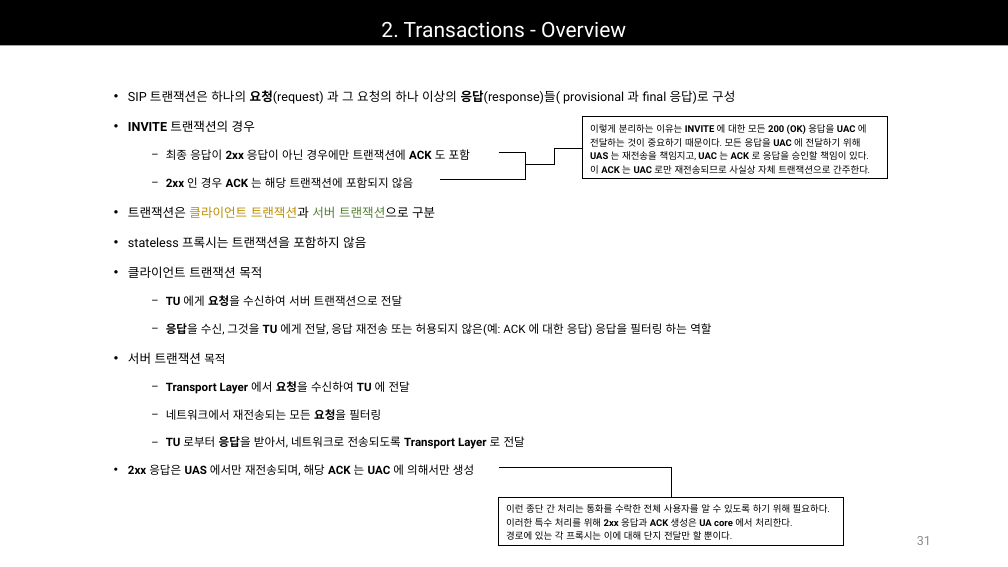
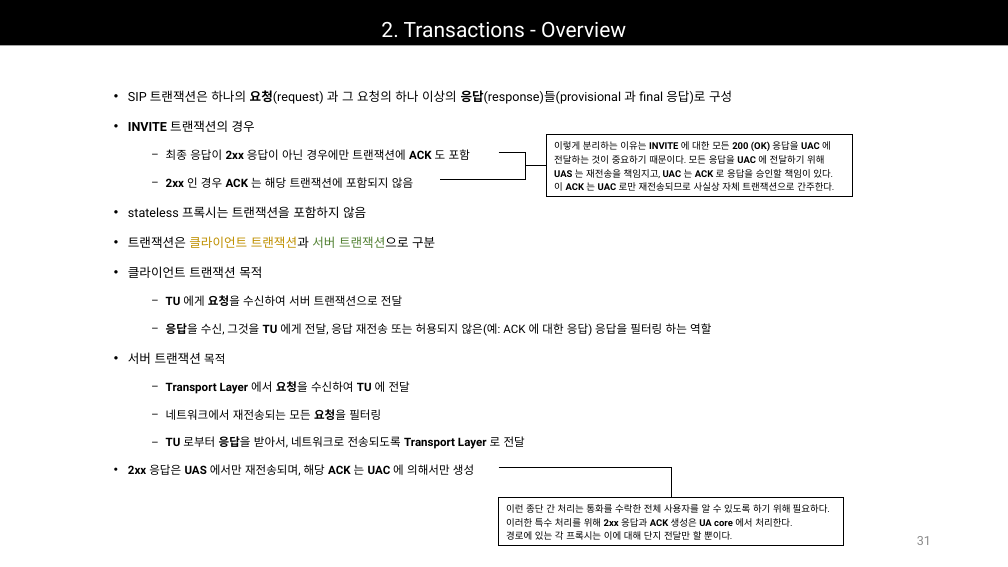
Before and after one commit to Epsilonely/SIP-Survey, a slide deck: slide 31 of 세미나 3차.pptx. Drawn at 1008x567 pixels with LibreOffice and Linux fonts; fonts in the diff are those of the drawing. Boxes give left, top, right and bottom in pixels: in the first picture for what was removed or moved away, otherwise in the second. Text is boxed around its words. In the diff, an @@ line names an element or a change of style, - is before the commit and + after.

```diff
--- a/세미나 3차.pptx
+++ b/세미나 3차.pptx
@@ text at (x1=128, y1=90, x2=732, y2=104): spaces changed @@
-• SIP 트랜잭션은 하나의 요청(request) 과 그 요청의 하나 이상의 응답(response)들( provisional 과 final 응답)로 구성
+• SIP 트랜잭션은 하나의 요청(request) 과 그 요청의 하나 이상의 응답(response)들(provisional 과 final 응답)로 구성
@@ elbow line removed from (526, 164) to (583, 148) @@
@@ rectangle "이렇게 분리하는 이유는 INVITE 에 ..." moved from (x1=583, y1=117, x2=889, y2=179) to (x1=547, y1=135, x2=852, y2=197) @@
@@ text at (x1=128, y1=206, x2=366, y2=218): paragraph added @@
+• stateless 프록시는 트랜잭션을 포함하지 않음
@@ text at (x1=128, y1=236, x2=366, y2=248): paragraph removed @@
-• stateless 프록시는 트랜잭션을 포함하지 않음
```
Also in this commit, not shown: 12 slides added, 1 other file.
